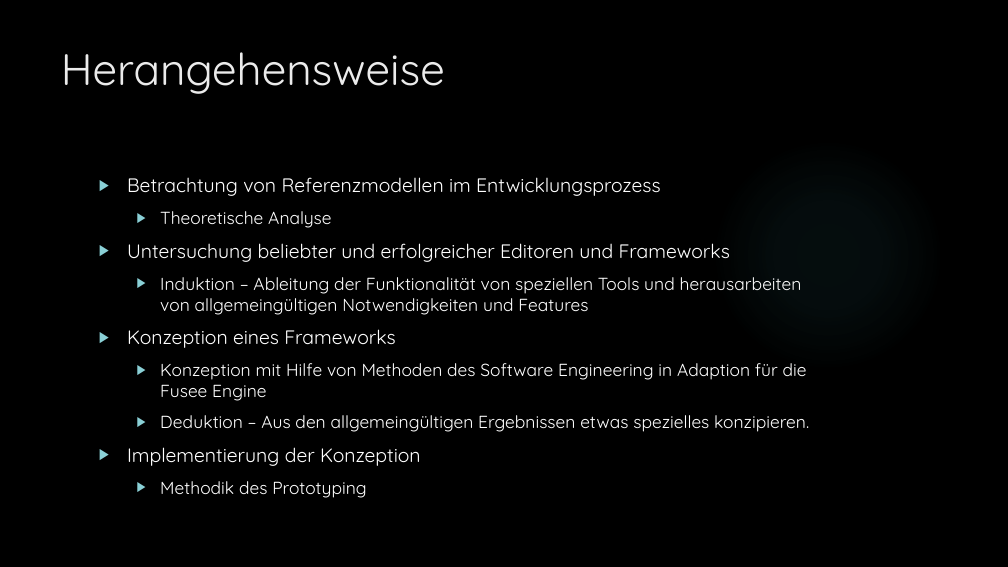
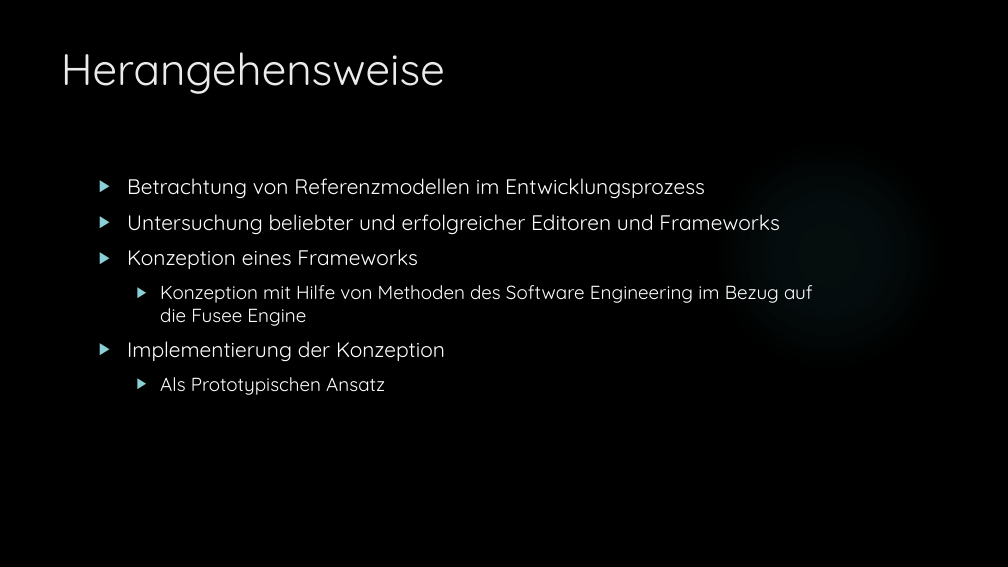
Before and after one commit to dNovel/MasterThesisWS1415, a slide deck: slide 5 of Disputation/Praesentation_DominikSteffen.pptx (slide 7 before the commit). Drawn at 1008x567 pixels with LibreOffice and Linux fonts; fonts in the diff are those of the drawing; background and template pictures are left out. Boxes give left, top, right and bottom in pixels: in the first picture for what was removed or moved away, otherwise in the second. Text is boxed around its words. In the diff, an @@ line names an element or a change of style, - is before the commit and + after.

```diff
--- a/Disputation/Praesentation_DominikSteffen.pptx
+++ b/Disputation/Praesentation_DominikSteffen.pptx
@@ text at (127,178,813,395): paragraph removed @@
-  ▶ Theoretische Analyse
@@ text at (127,178,780,362): size 18.5 to 20 pt in "Betrachtung von Referenzmodellen im Entwicklungsprozess", "Untersuchung beliebter und erfolgreicher Editoren und Framew ...", "Konzeption eines Frameworks", "Implementierung der Konzeption" @@
@@ text at (160,277,802,315): paragraph removed @@
-  ▶ Induktion – Ableitung der Funktionalität von speziellen Tools und herausarbeiten von allgemeingültigen Notwendigkeiten und Features
@@ text at (160,285,813,326): text changed; size 16.6 to 18 pt @@
-  ▶ Konzeption mit Hilfe von Methoden des Software Engineering in Adaption für die Fusee Engine
-  ▶ Deduktion – Aus den allgemeingültigen Ergebnissen etwas spezielles konzipieren.
+  ▶ Konzeption mit Hilfe von Methoden des Software Engineering im Bezug auf die Fusee Engine
@@ text at (160,377,385,395): text changed; size 16.6 to 18 pt @@
-  ▶ Methodik des Prototyping
+  ▶ Als Prototypischen Ansatz
```
Also in this commit, not shown: 27 other slides changed, 1 slide added, 1 slide removed, 1 other file.
